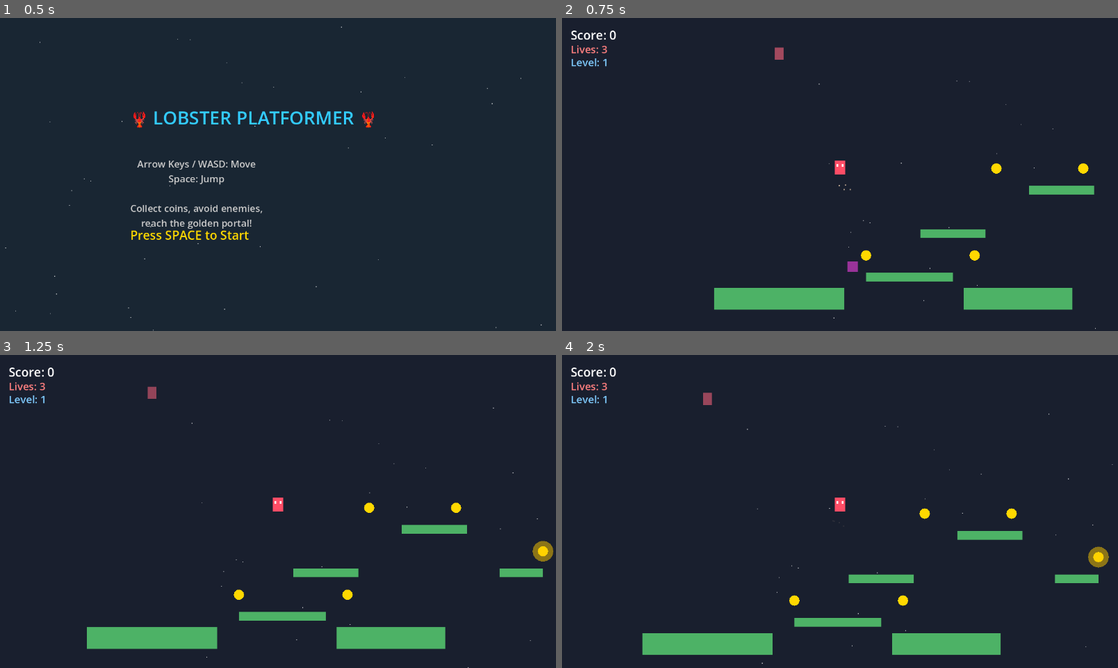
Above: before the commit, frames 1-4 (two rows, left to right).
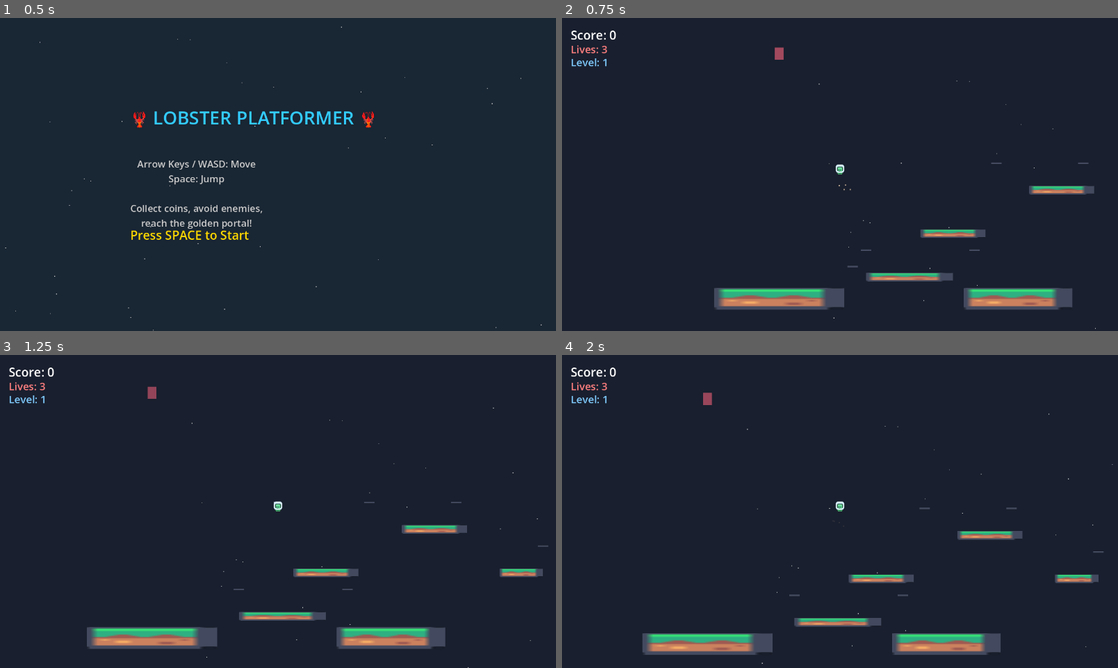
Above: after the commit, the same moments.

Repository: LungTakumi/ClawPlatformer
Game: Godot game, scene res://main.tscn
Same seed, same stepped clock (60 frames per second), same inputs: the game is played once before the commit and once after it.
Inputs (mouse positions are in pixels of both pictures, inside the frame that each line leads up to):
- Up to frame 1 (0.5 s): no input
- Up to frame 2 (0.75 s): tap Space (jump) at 0.5 s; move the mouse to (962, 158) at 0.52 s; hold Right (move_right) from 0.53 s (still down); hold Space (jump) from 0.53 s (still down); click (962, 158) at 0.67 s
- Up to frame 3 (1.25 s): keep holding Right (move_right); keep holding Space (jump)
- Up to frame 4 (2 s): move the mouse to (728, 527) at 1.27 s; release Right (move_right) at 1.28 s; release Space (jump) at 1.28 s; hold S from 1.28 s (still down); tap B at 1.35 s; tap Space (jump) at 1.52, 1.55, 1.82 s

Frame 1 is identical in both runs. In frame 2, 4.4% of the frame differs, in the area x 27-96%, y 45-94%; in frame 3, 4.7%; in frame 4, 4.8%, in the area x 14-99%, y 45-96%.
Error before the commit: Invalid access to property or key 'released' on a base object of type 'Button'. (res://virtual_controls.gd:17)
Error after the commit: Invalid access to property or key 'released' on a base object of type 'Button'. (res://main.gd:599)

Commit message:
v0.9 - Kenney Pixel Art Assets Update
- Added Kenney Pixel Platformer assets
- Replaced ColorRect with pixel art sprites
- New background and character tiles

Diff:
--- a/main.gd
+++ b/main.gd
@@ -13,7 +13,29 @@
 var checkpoint_pos = Vector2(80, 350)
 var stars_container: Node2D = null
 
+# Kenney assets - sprite sheets
+var char_tilesheet: Texture2D
+var tile_tilesheet: Texture2D
+var bg_tilesheet: Texture2D
+
 const GRAVITY = 980.0
+const TILE_SIZE = Vector2(18, 18)  # For tiles
+const CHAR_TILE_SIZE = Vector2(24, 24)  # For characters
+
+func _ready():
+	add_to_group("game")
+	load_kenney_assets()
+	RenderingServer.set_default_clear_color(Color(0.1, 0.15, 0.2))
+	create_background_stars()
+	show_start_screen()
+
+func load_kenney_assets():
+	# Load Kenney sprite sheets using ImageTexture (no import needed)
+	var char_img = Image.load_from_file("res://sprites/tilemap-characters_packed.png")
+	char_tilesheet = ImageTexture.create_from_image(char_img)
+
+	var tile_img = Image.load_from_file("res://sprites/tilemap_packed.png")
+	tile_tilesheet = ImageTexture.create_from_image(tile_img)
 
 # Level data - now including Bonus Stage!
 var levels = [
@@ -224,12 +246,6 @@
 	}
 ]
 
-func _ready():
-	add_to_group("game")
-	RenderingServer.set_default_clear_color(Color(0.1, 0.15, 0.2))
-	create_background_stars()
-	show_start_screen()
-
 func create_background_stars():
 	stars_container = Node2D.new()
 	stars_container.name = "Stars"
@@ -375,31 +391,20 @@
 	setup_mobile_controls()
 
 func create_player_visual(p):
-	# Simple visual
-	var body = ColorRect.new()
-	body.size = Vector2(24, 32)
-	body.position = Vector2(-12, -32)
-	body.color = Color(1, 0.3, 0.4)
-	p.add_child(body)
-
-	# Eyes
-	var eye1 = ColorRect.new()
-	eye1.size = Vector2(4, 6)
-	eye1.position = Vector2(-8, -24)
-	eye1.color = Color.WHITE
-	p.add_child(eye1)
-
-	var eye2 = ColorRect.new()
-	eye2.size = Vector2(4, 6)
-	eye2.position = Vector2(4, -24)
-	eye2.color = Color.WHITE
-	p.add_child(eye2)
-
-	# Collision - offset to match visual bottom
+	# Use Kenney player sprite (tile 0 in characters sheet)
+	var sprite = Sprite2D.new()
+	sprite.name = "Visual"  # Named for animation functions
+	sprite.texture = char_tilesheet
+	sprite.region_enabled = true
+	sprite.region_rect = Rect2(0, 0, 24, 24)  # First tile
+	sprite.position = Vector2(0, -12)  # Center on player
+	p.add_child(sprite)
+
+	# Collision
 	var col = CollisionShape2D.new()
-	col.position = Vector2(0, -16)  # Offset so bottom aligns with visual
+	col.position = Vector2(0, -12)
 	var rect = RectangleShape2D.new()
-	rect.size = Vector2(24, 32)
+	rect.size = Vector2(20, 24)
 	col.shape = rect
 	p.add_child(col)
 
@@ -407,17 +412,36 @@
 	var platform = StaticBody2D.new()
 	platform.position = Vector2(x, y)
 
-	# Visual - color based on level
-	var colors = [Color(0.3, 0.7, 0.4), Color(0.4, 0.6, 0.7), Color(0.6, 0.4, 0.5), Color(0.5, 0.7, 0.6)]
-	var col = colors[current_level % colors.size()]
-
-	var vis = ColorRect.new()
-	vis.size = Vector2(w, h)
-	vis.position = Vector2(-w/2, -h/2)
-	vis.color = col
-	platform.add_child(vis)
-
-	# Collision - using CollisionShape2D with RectangleShape2D
+	# Use Kenney tile sprites for platforms
+	# Different tiles for different level themes
+	var tile_indices = [
+		0,   # Grass/green
+		6,   # Stone/gray
+		12,  # Brown/wood
+		18,  # Dark
+		24,  # More grass
+		30,  # Stone variant
+		36,  # Cave
+		42   # Rainbow
+	]
+	var tile_idx = tile_indices[current_level % tile_indices.size()]
+
+	# Calculate tile position in spritesheet
+	var tiles_per_row = 20  # From tilesheet info
+	var tile_x = (tile_idx % tiles_per_row) * 19 + 1  # 18px + 1px gap
+	var tile_y = (tile_idx / tiles_per_row) * 19 + 1
+
+	# Create sprite with tiling for the platform
+	var sprite = Sprite2D.new()
+	sprite.texture = tile_tilesheet
+	sprite.region_enabled = true
+	sprite.region_rect = Rect2(tile_x, tile_y, 18, 18)
+	sprite.position = Vector2(0, 0)
+	# Scale to fit platform width
+	sprite.scale = Vector2(w / 18.0, h / 18.0)
+	platform.add_child(sprite)
+
+	# Collision
 	var collision = CollisionShape2D.new()
 	var rect = RectangleShape2D.new()
 	rect.size = Vector2(w, h)
@@ -432,14 +456,14 @@
 	coin.position = Vector2(x, y)
 	coin.script = load("res://coin.gd")
 
-	var vis = Polygon2D.new()
-	var pts = PackedVector2Array()
-	for i in range(12):
-		var a = i * TAU / 12
-		pts.append(Vector2(cos(a), sin(a)) * 12)
-	vis.polygon = pts
-	vis.color = Color(1, 0.85, 0)
-	coin.add_child(vis)
+	# Use Kenney coin sprite (tile 18 in characters sheet = yellow/orange)
+	var sprite = Sprite2D.new()
+	sprite.texture = char_tilesheet
+	sprite.region_enabled = true
+	# Tile 18 is the coin in characters sheet
+	sprite.region_rect = Rect2(18 * 25, 0, 24, 24)  # 24px + 1px gap
+	sprite.position = Vector2(0, -12)
+	coin.add_child(sprite)
 
 	var col = CollisionShape2D.new()
 	var circle = CircleShape2D.new()
@@ -456,17 +480,21 @@
 	enemy.script = load("res://enemy.gd")
 	enemy.platform_bounds = {"min_x": 0, "max_x": 300}
 
-	# Visual
-	var body = ColorRect.new()
-	body.size = Vector2(24, 24)
-	body.position = Vector2(-12, -24)
-	body.color = Color(0.6, 0.2, 0.6)
-	enemy.add_child(body)
+	# Use Kenney enemy/monster sprite (tile 9-11 in characters sheet)
+	var sprite = Sprite2D.new()
+	sprite.name = "Visual"  # Named for animation functions
+	sprite.texture = char_tilesheet
+	sprite.region_enabled = true
+	# Monster/enemy is around tile 9-12 in characters sheet
+	sprite.region_rect = Rect2(9 * 25, 0, 24, 24)
+	sprite.position = Vector2(0, -12)
+	enemy.add_child(sprite)
 
 	# Collision
 	var col = CollisionShape2D.new()
+	col.position = Vector2(0, -12)
 	var rect = RectangleShape2D.new()
-	rect.size = Vector2(24, 24)
+	rect.size = Vector2(20, 24)
 	col.shape = rect
 	enemy.add_child(col)
 
@@ -507,19 +535,18 @@
 	goal.position = Vector2(x, y)
 	goal.script = load("res://goal.gd")
 
-	# Visual - golden portal
-	var vis = Polygon2D.new()
-	var pts = PackedVector2Array()
-	for i in range(16):
-		var a = i * TAU / 16
-		pts.append(Vector2(cos(a), sin(a)) * 24)
-	vis.polygon = pts
-	vis.color = Color(1, 0.8, 0, 0.5)
-	goal.add_child(vis)
+	# Use Kenney portal/door sprite (tile 21-22 in characters sheet)
+	var sprite = Sprite2D.new()
+	sprite.texture = char_tilesheet
+	sprite.region_enabled = true
+	# Portal/door is around tile 21-23
+	sprite.region_rect = Rect2(21 * 25, 0, 24, 24)
+	sprite.position = Vector2(0, -12)
+	goal.add_child(sprite)
 
 	var col = CollisionShape2D.new()
 	var circle = CircleShape2D.new()
-	circle.radius = 20
+	circle.radius = 16
 	col.shape = circle
 	goal.add_child(col)
 
--- a/virtual_controls.gd
+++ b/virtual_controls.gd
@@ -12,13 +12,13 @@
 	elif OS.get_name() != "Android" and OS.get_name() != "iOS":
 		visible = false
 
-	# 连接按钮信号
+	# 连接按钮信号 - 使用 button_up 代替 released
 	left_btn.pressed.connect(_on_left_pressed)
-	left_btn.released.connect(_on_left_released)
+	left_btn.button_up.connect(_on_left_released)
 	right_btn.pressed.connect(_on_right_pressed)
-	right_btn.released.connect(_on_right_released)
+	right_btn.button_up.connect(_on_right_released)
 	jump_btn.pressed.connect(_on_jump_pressed)
-	jump_btn.released.connect(_on_jump_released)
+	jump_btn.button_up.connect(_on_jump_released)
 
 func _on_left_pressed():
 	Input.action_press("move_left")
Not shown, added: assets/kenney/Construct 3/Readme.txt
Not shown, added: assets/kenney/License.txt
Binary file added: assets/kenney/Preview.png
Binary file added: assets/kenney/SampleA.png
Binary file added: assets/kenney/SampleB.png
Not shown, added: assets/kenney/Tiled/tilemap-example-a.tmx
Not shown, added: assets/kenney/Tiled/tilemap-example-b.tmx
Not shown, added: assets/kenney/Tiled/tileset-characters.tsx
Not shown, added: assets/kenney/Tiled/tileset-tiles.tsx
Binary file added: assets/kenney/Tilemap/tilemap-backgrounds.png
Binary file added: assets/kenney/Tilemap/tilemap-backgrounds_packed.png
Binary file added: assets/kenney/Tilemap/tilemap-characters.png
(and 244 more such lines)
